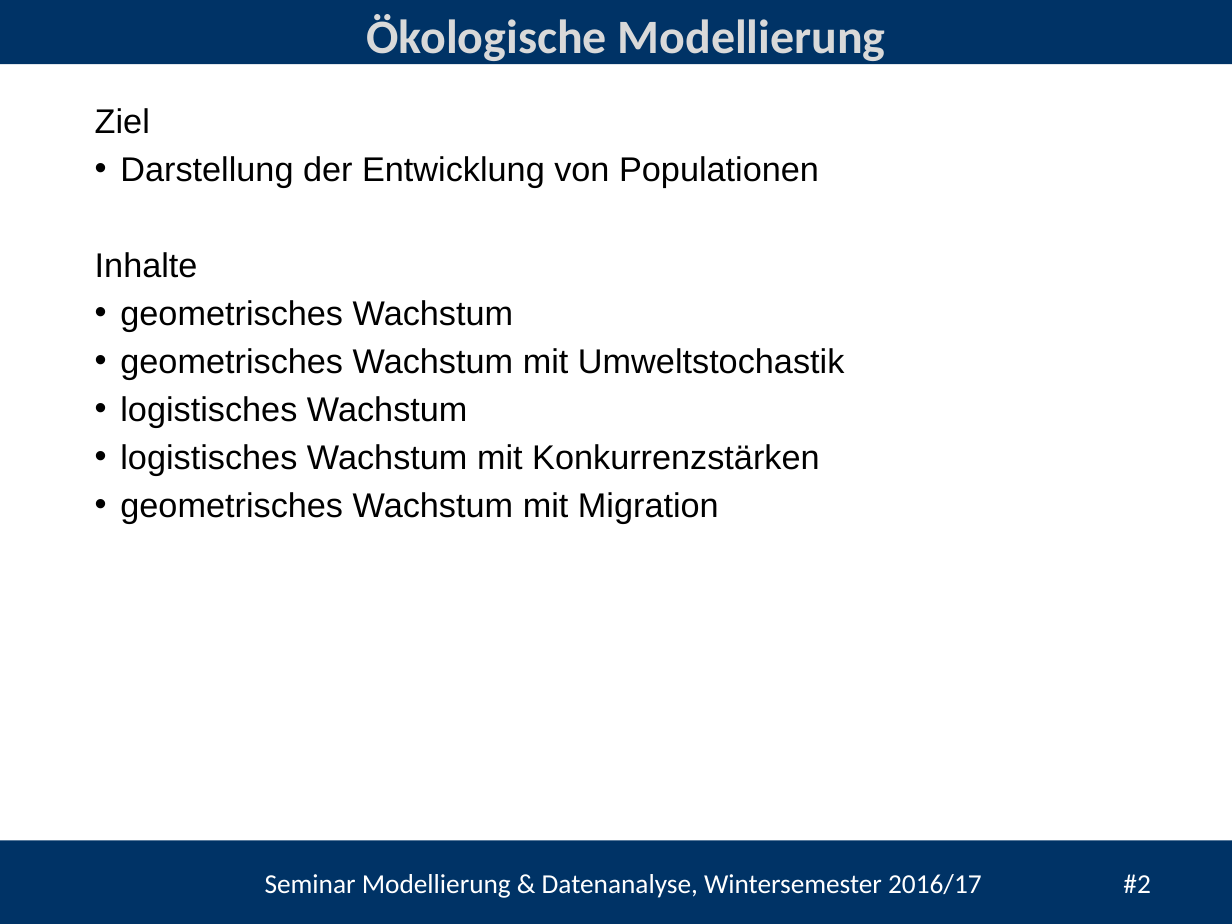
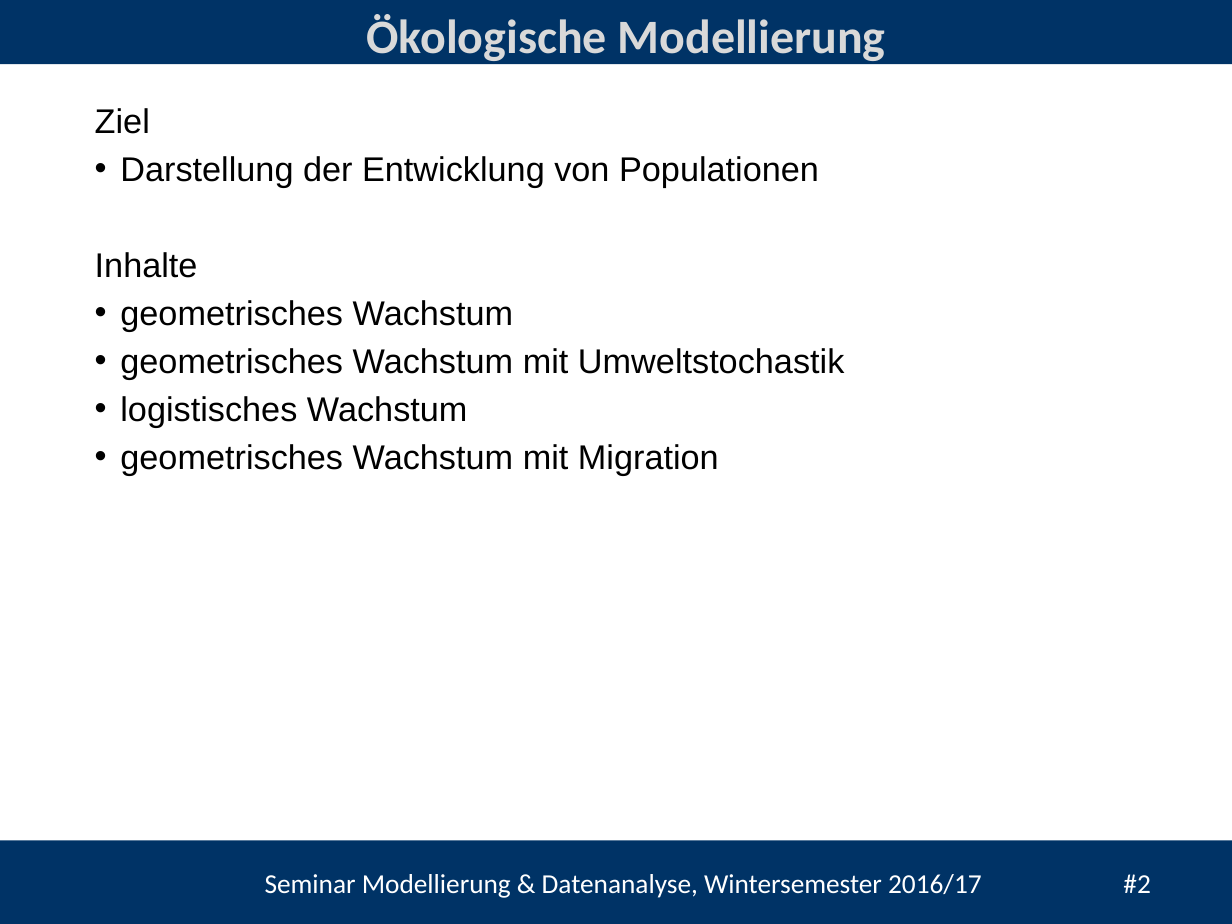
Before and after one commit to heistermann/Einf_Modellierung, a slide deck: slide 2 of Termin_5/Termin_5_Popolationsmodelle.pptx. Drawn at 1232x924 pixels with LibreOffice and Linux fonts; fonts in the diff are those of the drawing; background and template pictures are left out. Boxes give left, top, right and bottom in pixels: in the first picture for what was removed or moved away, otherwise in the second. Text is boxed around its words. In the diff, an @@ line names an element or a change of style, - is before the commit and + after.

```diff
--- a/Termin_5/Termin_5_Popolationsmodelle.pptx
+++ b/Termin_5/Termin_5_Popolationsmodelle.pptx
@@ text at <box>120,444,820,475</box>: paragraph removed @@
-• logistisches Wachstum mit Konkurrenzstärken
```
Also in this commit, not shown: 5 other slides changed, 4 slides added, 3 other files.
